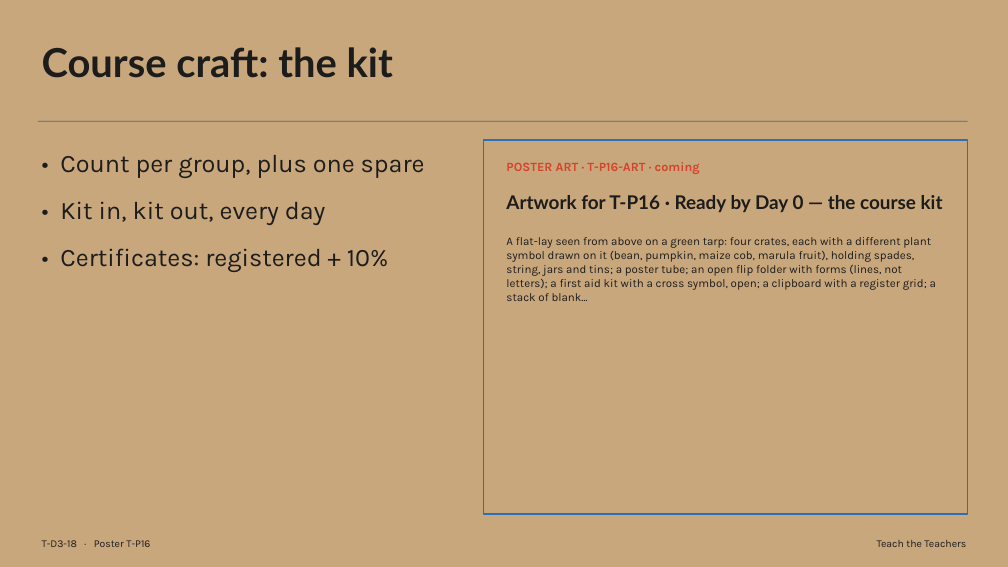
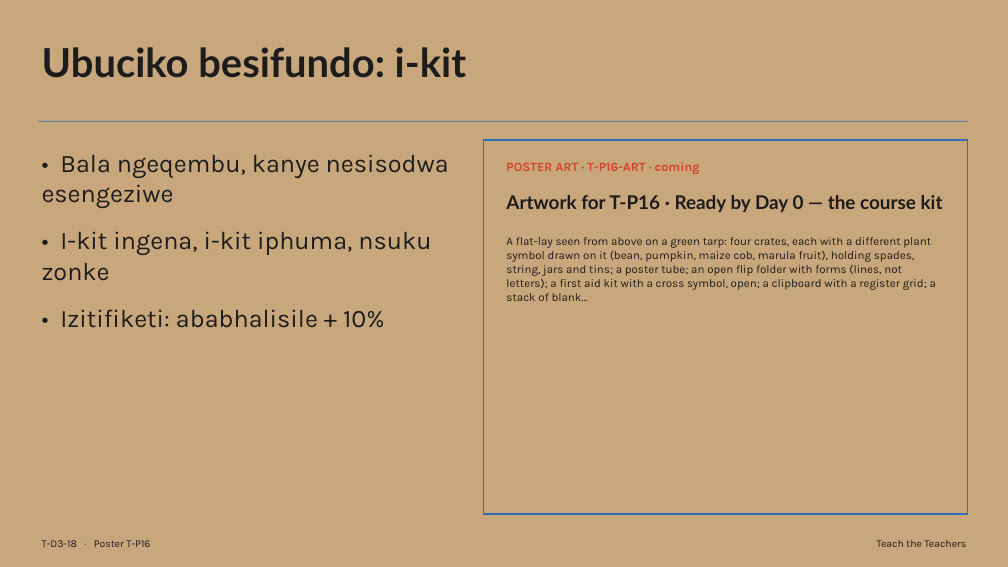
Before and after one commit to rorymclark-prog/ImbewuField, a slide deck: slide 18 of courses/build/teach-the-teachers/T-D3.zu.pptx. Drawn at 1008x567 pixels with LibreOffice and Linux fonts; fonts in the diff are those of the drawing. Boxes give left, top, right and bottom in pixels: in the first picture for what was removed or moved away, otherwise in the second. Text is boxed around its words. In the diff, an @@ line names an element or a change of style, - is before the commit and + after.

```diff
--- a/courses/build/teach-the-teachers/T-D3.zu.pptx
+++ b/courses/build/teach-the-teachers/T-D3.zu.pptx
@@ text at (42,47,466,78): text changed @@
-Course craft: the kit
+Ubuciko besifundo: i-kit
@@ text at (42,154,449,328): text changed @@
-• Count per group, plus one spare
-• Kit in, kit out, every day
-• Certificates: registered + 10%
+• Bala ngeqembu, kanye nesisodwa esengeziwe
+• I-kit ingena, i-kit iphuma, nsuku zonke
+• Izitifiketi: ababhalisile + 10%
```
Also in this commit, not shown: 17 other slides changed, 38 other files.
